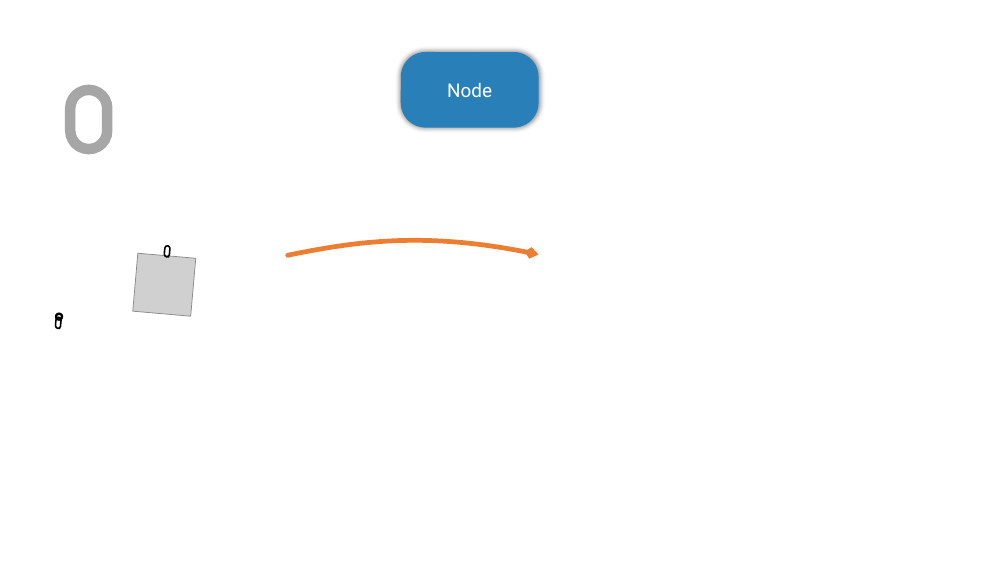
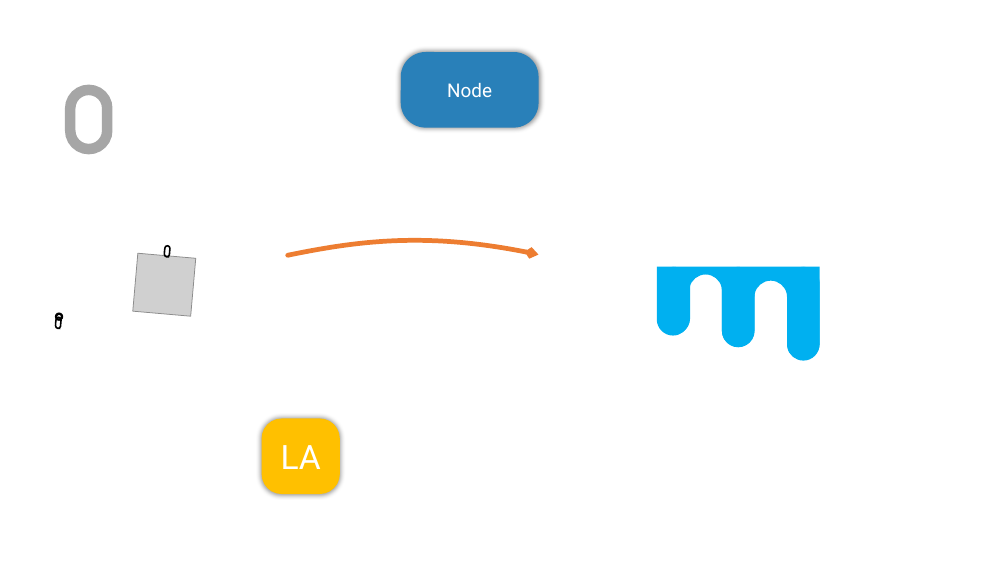
Before and after one commit to Nicwalle/LINGI2355-Video-Exam, a slide deck: slide 2 of Powerpoints/parts.pptx. Drawn at 1008x567 pixels with LibreOffice and Linux fonts; fonts in the diff are those of the drawing; grey boxes stand for pictures. Boxes give left, top, right and bottom in pixels: in the first picture for what was removed or moved away, otherwise in the second. Text is boxed around its words. In the diff, an @@ line names an element or a change of style, - is before the commit and + after.

```diff
--- a/Powerpoints/parts.pptx
+++ b/Powerpoints/parts.pptx
@@ freeform shape added at [657, 267, 820, 361], fill #00B0F0 @@
@@ rounded rectangle added at [658, 267, 690, 335], fill #00B0F0 @@
@@ rounded rectangle added at [722, 267, 755, 348], fill #00B0F0 @@
@@ rounded rectangle added at [787, 267, 820, 360], fill #00B0F0 @@
@@ rounded rectangle added at [262, 419, 340, 495], fill #FFC000, 32 pt, text #FFFFFF @@
+LA
```
Also in this commit, not shown: 1 slide added, 1 slide removed, 16 other files.
